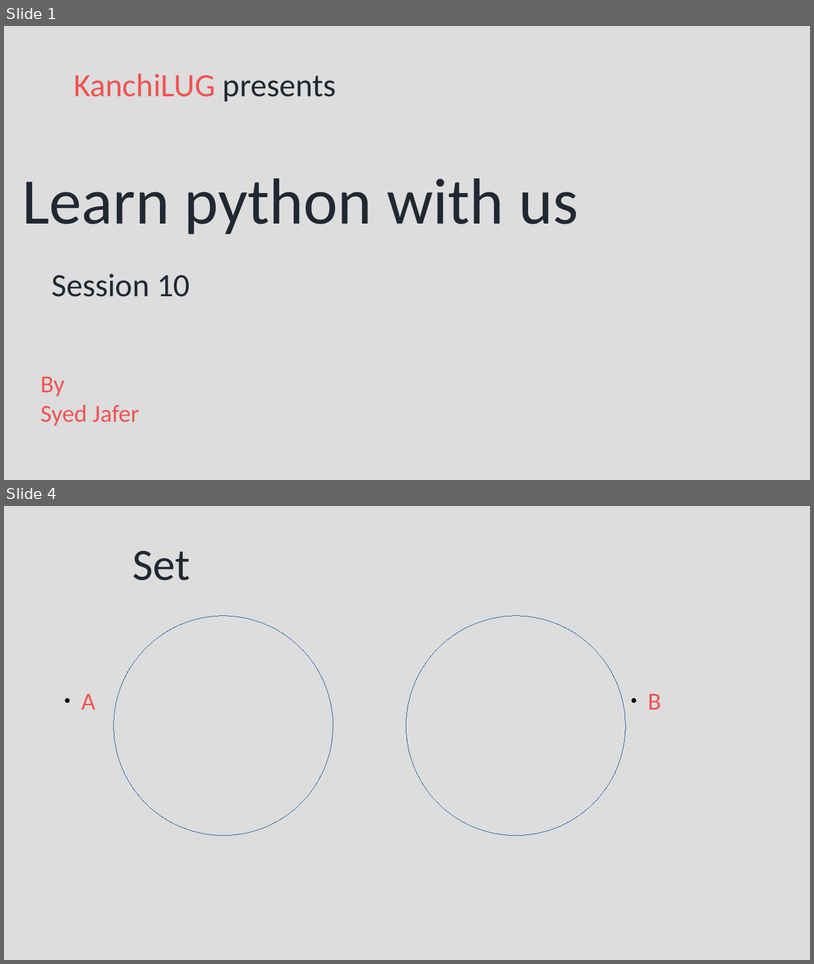
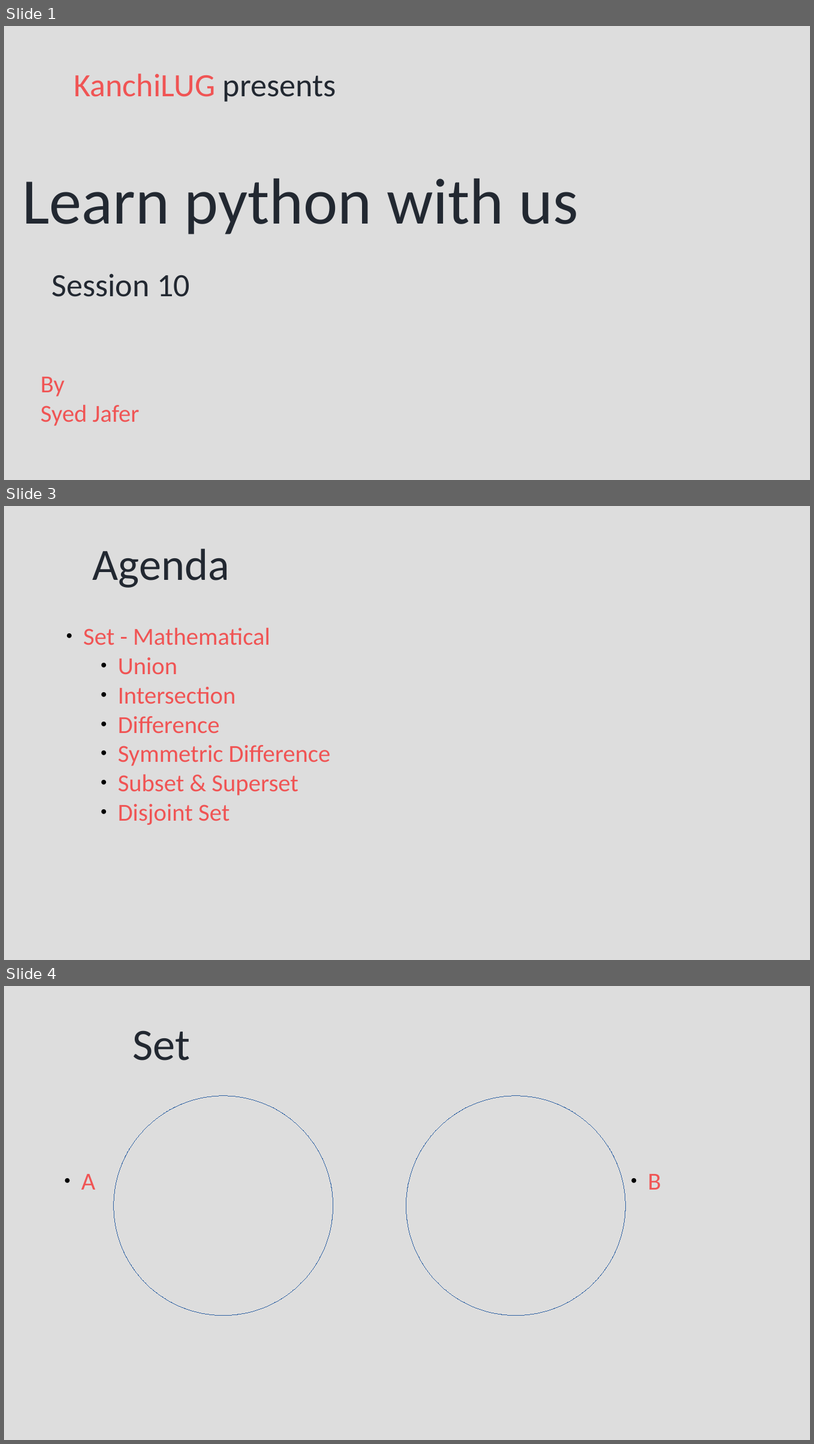
Before and after one commit to syedjafer/learning-notes, a slide deck: learnpythonwithus/session_10_ds_sets.odp. Shown one above the other, each under a label of ours: slides 1 and 4 before the commit, slides 1, 3 and 4 after it; the slides between them are not shown. The pictures are 814x964 and 814x1444 pixels, drawn with LibreOffice and Linux fonts; fonts in the diff are those of the drawing. Boxes give left, top, right and bottom in pixels: in the first picture for what was removed or moved away, otherwise in the second. Text is boxed around its words. In the diff, an @@ line names an element or a change of style, - is before the commit and + after.

```diff
--- a/learnpythonwithus/session_10_ds_sets.odp
+++ b/learnpythonwithus/session_10_ds_sets.odp
@@ slide 3 added at (4,506,810,960), background #DDDDDD @@
@@ title added at (93,549,230,588), 44 pt, text #222831 @@
+Agenda
@@ text added at (83,628,331,825), 24 pt, text #F05454 @@
+● Set - Mathematical
+    ● Union
+    ● Intersection
+    ● Difference
+    ● Symmetric Difference
+    ● Subset & Superset
+    ● Disjoint Set
```
Also in this commit, not shown: 7 slides changed, 7 other slides added, 18 slides removed, 2 other files.
